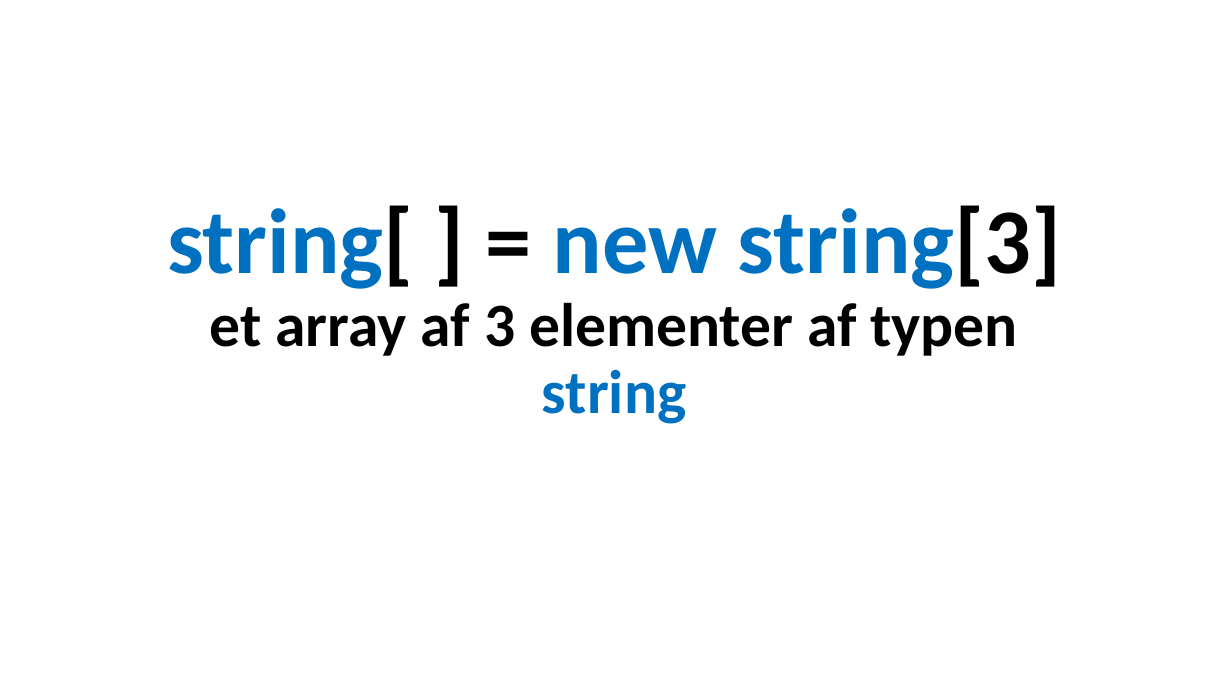
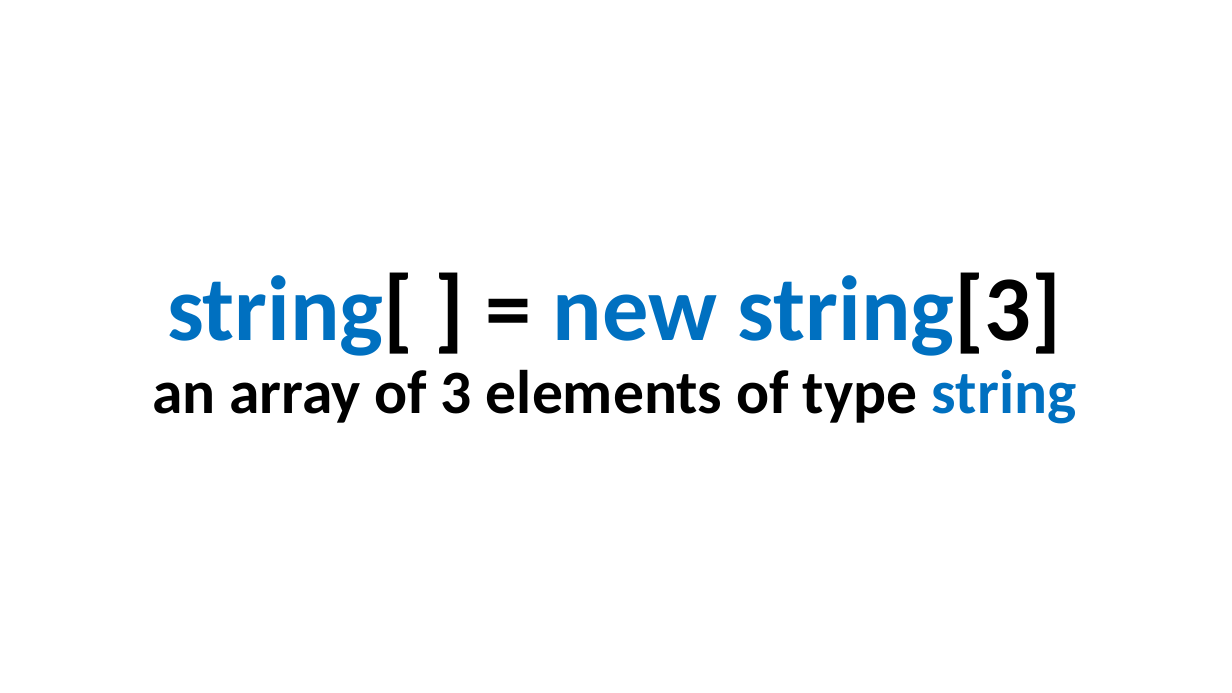
Before and after one commit to perl-easj/Teaching-materials, a slide deck: slide 10 of CSharpProgramming/Presentations/ProgPartII/Lists.pptx. Drawn at 1232x693 pixels with LibreOffice and Linux fonts; fonts in the diff are those of the drawing. Boxes give left, top, right and bottom in pixels: in the first picture for what was removed or moved away, otherwise in the second. Text is boxed around its words. In the diff, an @@ line names an element or a change of style, - is before the commit and + after.

```diff
--- a/CSharpProgramming/Presentations/ProgPartII/Lists.pptx
+++ b/CSharpProgramming/Presentations/ProgPartII/Lists.pptx
@@ title at (152, 272, 1076, 424): text changed @@
-string[ ] = new string[3]
-et array af 3 elementer af typen string
+string[ ] = new string[3]
+an array of 3 elements of type string
```
Also in this commit, not shown: 19 other slides changed, 9 other files.
